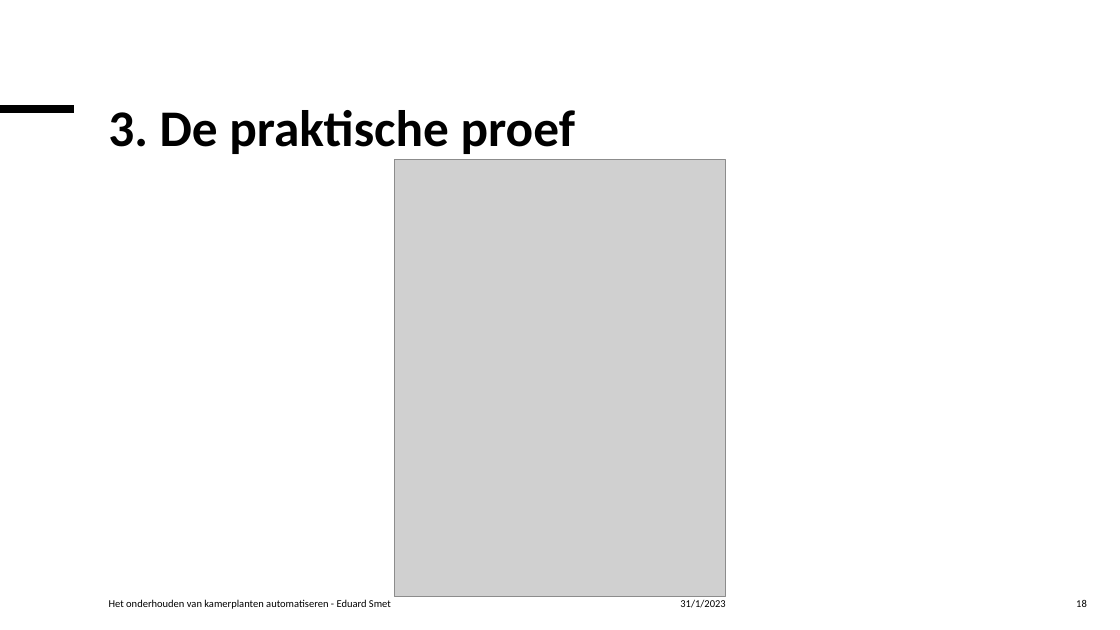
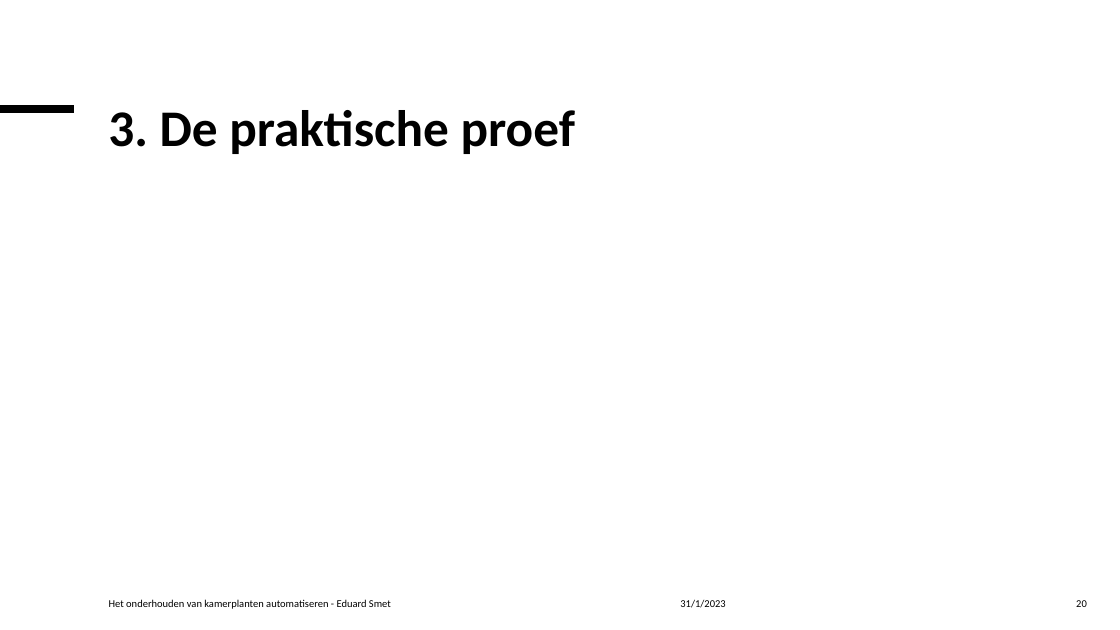
Before and after one commit to Celarye/syfinalproject, a slide deck: slide 20 of FinalProject.pptx (slide 18 before the commit). Drawn at 1120x630 pixels with LibreOffice and Linux fonts; fonts in the diff are those of the drawing; grey boxes stand for pictures. Boxes give left, top, right and bottom in pixels: in the first picture for what was removed or moved away, otherwise in the second. Text is boxed around its words. In the diff, an @@ line names an element or a change of style, - is before the commit and + after.

```diff
--- a/FinalProject.pptx
+++ b/FinalProject.pptx
@@ picture removed at (x1=394, y1=160, x2=726, y2=597) @@
@@ page number at (x1=1076, y1=600, x2=1087, y2=607): text changed @@
-18
+20
```
Also in this commit, not shown: 7 other slides changed, 7 slides added.
